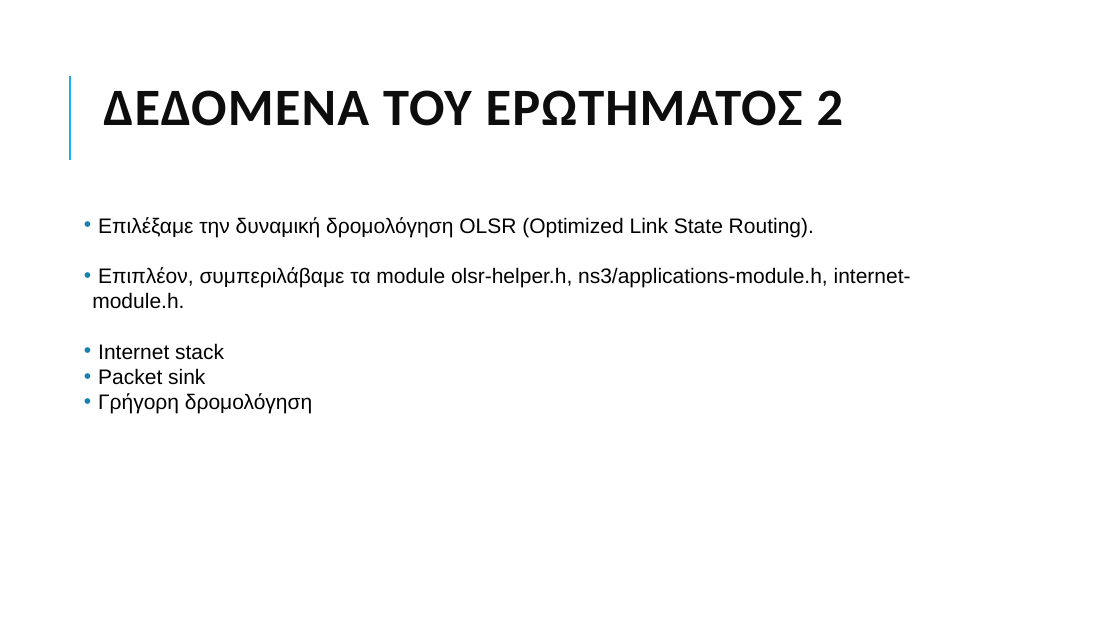
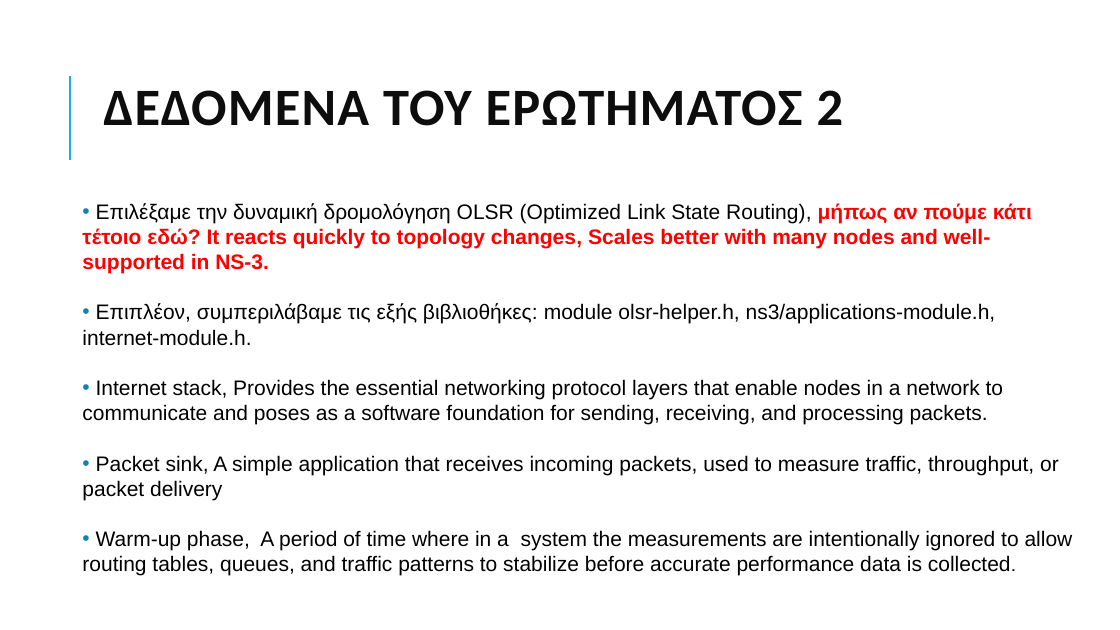
Before and after one commit to grgmyl/Ns3Project, a slide deck: slide 8 of Presentations/Ns-3_presentation_F.pptx. Drawn at 1120x630 pixels with LibreOffice and Linux fonts; fonts in the diff are those of the drawing. Boxes give left, top, right and bottom in pixels: in the first picture for what was removed or moved away, otherwise in the second. Text is boxed around its words. In the diff, an @@ line names an element or a change of style, - is before the commit and + after.

```diff
--- a/Presentations/Ns-3_presentation_F.pptx
+++ b/Presentations/Ns-3_presentation_F.pptx
@@ text "Επιλέξαμε την δυναμική δρομολόγηση OLSR ..." at [82, 203, 1073, 576]: vertical alignment middle to top @@
@@ text at [82, 203, 1073, 576]: text changed @@
-• Επιλέξαμε την δυναμική δρομολόγηση OLSR (Optimized Link State Routing).
-• Επιπλέον, συμπεριλάβαμε τα module olsr-helper.h, ns3/applications-module.h, internet-module.h.
-• Internet stack
-• Packet sink
-• Γρήγορη δρομολόγηση
+• Επιλέξαμε την δυναμική δρομολόγηση OLSR (Optimized Link State Routing), μήπως αν πούμε κάτι τέτοιο εδώ? It reacts quickly to topology changes, Scales better with many nodes and well-supported in NS-3.
+• Επιπλέον, συμπεριλάβαμε τις εξής βιβλιοθήκες: module olsr-helper.h, ns3/applications-module.h,
+  internet-module.h.
+• Internet stack, Provides the essential networking protocol layers that enable nodes in a network to communicate and poses as a software foundation for sending, receiving, and processing packets.
+• Packet sink, A simple application that receives incoming packets, used to measure traffic, throughput, or packet delivery
+• Warm-up phase, A period of time where in a system the measurements are intentionally ignored to allow routing tables, queues, and traffic patterns to stabilize before accurate performance data is collected.
```
Also in this commit, not shown: 8 other slides changed, 2 slides added.
